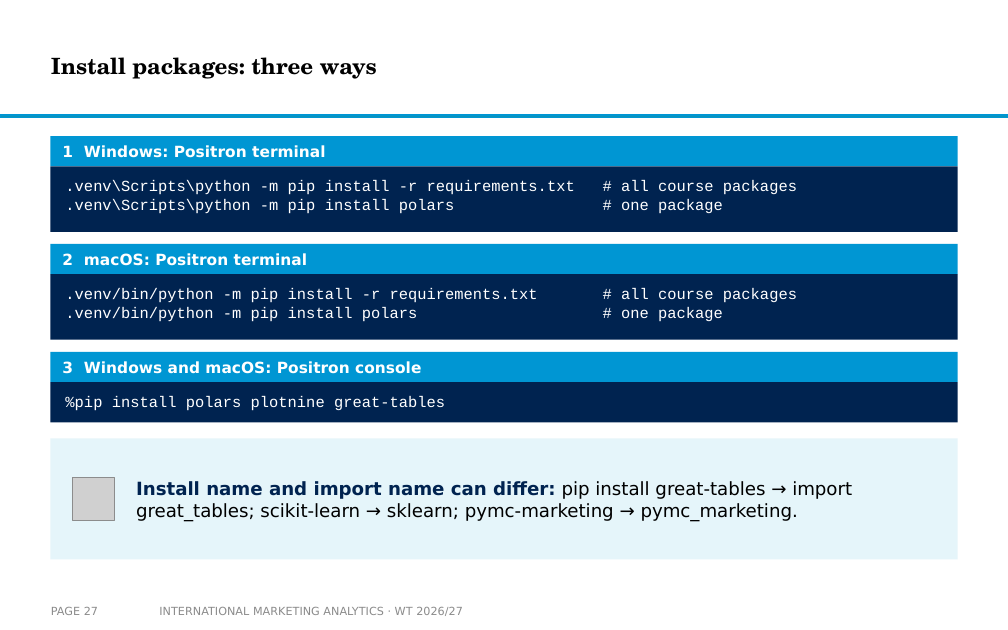
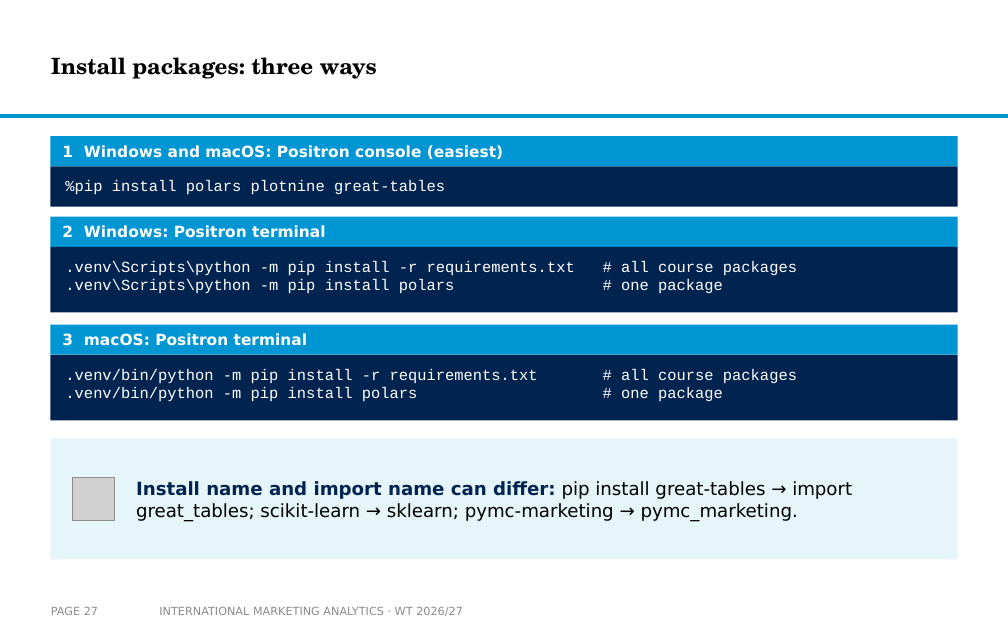
Before and after one commit to arnefloh-wu/International-Marketing-Analytics, a slide deck: slide 27 of slides/01a_setup-and-registration_WT26-27.pptx. Drawn at 1008x630 pixels with LibreOffice and Linux fonts; fonts in the diff are those of the drawing; grey boxes stand for pictures; background and template pictures are left out. Boxes give left, top, right and bottom in pixels: in the first picture for what was removed or moved away, otherwise in the second. Text is boxed around its words. In the diff, an @@ line names an element or a change of style, - is before the commit and + after.

```diff
--- a/slides/01a_setup-and-registration_WT26-27.pptx
+++ b/slides/01a_setup-and-registration_WT26-27.pptx
@@ text at [62,145,503,159]: text changed @@
-3 Windows and macOS: Positron console
+1 Windows and macOS: Positron console (easiest)
@@ rectangle: place and size @@
-rectangle at [50,382,958,422]
+rectangle at [50,166,958,207]
@@ text "%pip install polars plotnine great-tables": place and size @@
-text "%pip install polars plotnine great-tables" at [65,396,445,411]
+text "%pip install polars plotnine great-tables" at [65,180,445,195]
@@ rectangle: place and size @@
-rectangle at [50,352,958,382]
+rectangle at [50,217,958,247]
@@ text at [62,225,325,238]: text changed @@
-1 Windows: Positron terminal
+2 Windows: Positron terminal
@@ 3 rectangles, 2 texts: place and size @@
-3 rectangles, 2 texts at [50,166,958,340]
+3 rectangles, 2 texts at [50,247,958,420]
@@ text at [62,333,307,346]: text changed @@
-2 macOS: Positron terminal
+3 macOS: Positron terminal
```
Also in this commit, not shown: 17 other slides changed, 7 other files.
